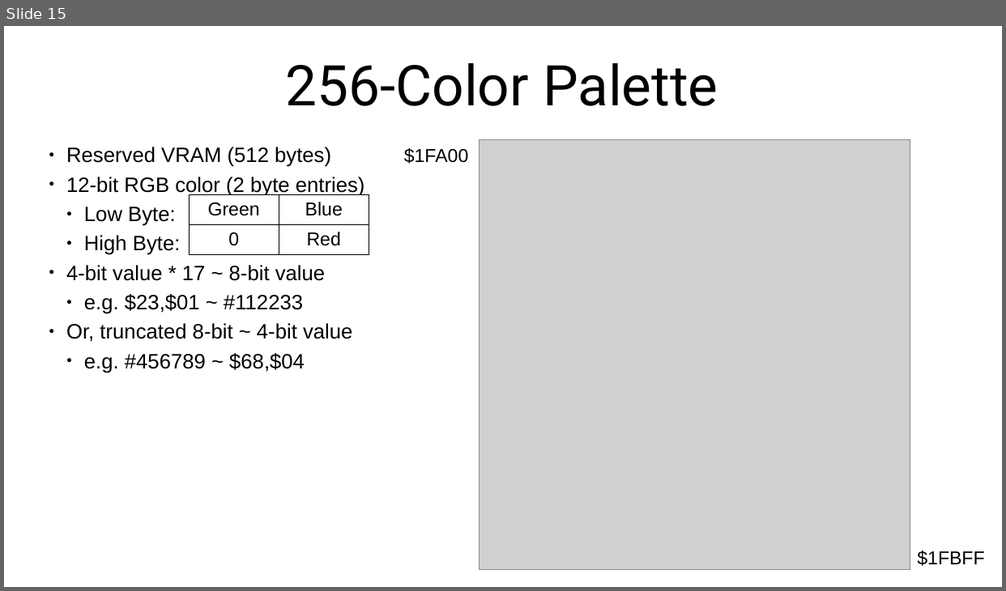
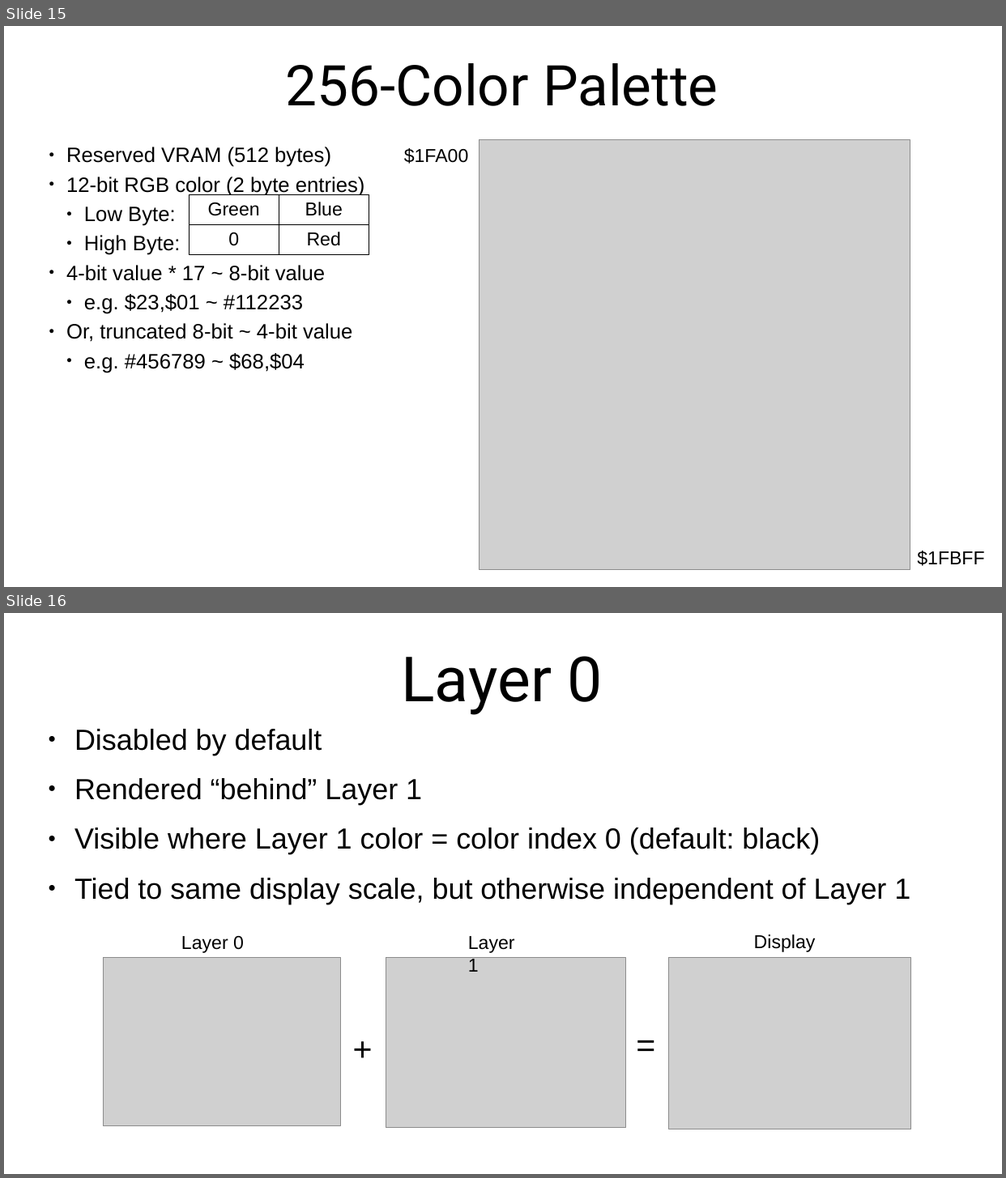
Before and after one commit to SlithyMatt/x16-assembly-tutorial, a slide deck: Lesson9/Lesson9.odp. Shown one above the other, each under a label of ours: slide 15 before the commit, slides 15 and 16 after it. The pictures are 1006x591 and 1006x1178 pixels, drawn with LibreOffice and Linux fonts; fonts in the diff are those of the drawing; grey boxes stand for pictures. Boxes give left, top, right and bottom in pixels: in the first picture for what was removed or moved away, otherwise in the second. Text is boxed around its words. In the diff, an @@ line names an element or a change of style, - is before the commit and + after.

```diff
--- a/Lesson9/Lesson9.odp
+++ b/Lesson9/Lesson9.odp
@@ slide 16 added at (4,613,1002,1174), background #FFFFFF @@
@@ title added at (402,656,602,715), 60 pt, text #000000 @@
+Layer 0
@@ text added at (74,729,910,905), 28 pt, text #000000 @@
+● Disabled by default
+● Rendered “behind” Layer 1
+● Visible where Layer 1 color = color index 0 (default: black)
+● Tied to same display scale, but otherwise independent of Layer 1
@@ text added at (181,936,244,953), 18 pt, text #000000 @@
+Layer 0
@@ text added at (468,936,515,972), 18 pt, text #000000 @@
+Layer 1
@@ text added at (754,935,816,952), 18 pt, text #000000 @@
+Display
@@ picture added at (103,957,340,1127) @@
@@ picture added at (386,957,625,1128) @@
@@ picture added at (669,957,910,1130) @@
@@ text added at (345,1024,380,1070), 32 pt, text #000000 @@
++
@@ text added at (629,1021,663,1066), 32 pt, text #000000 @@
+=
```
Also in this commit, not shown: 3 slides changed, 2 other files.
